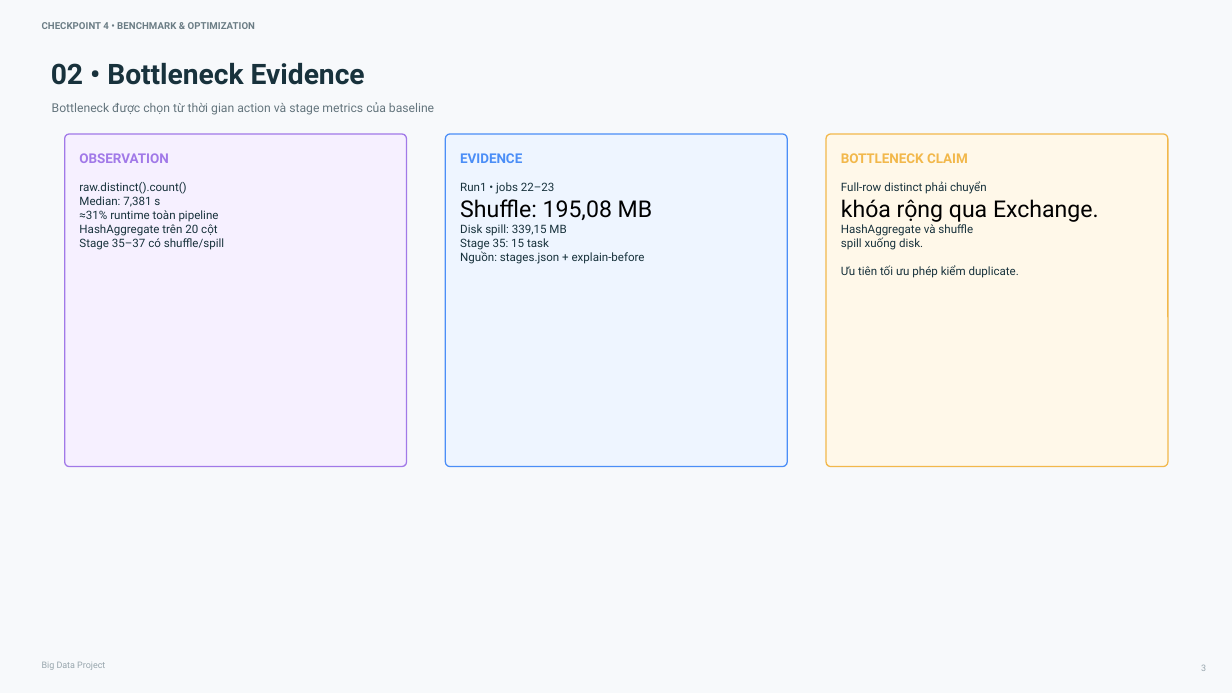
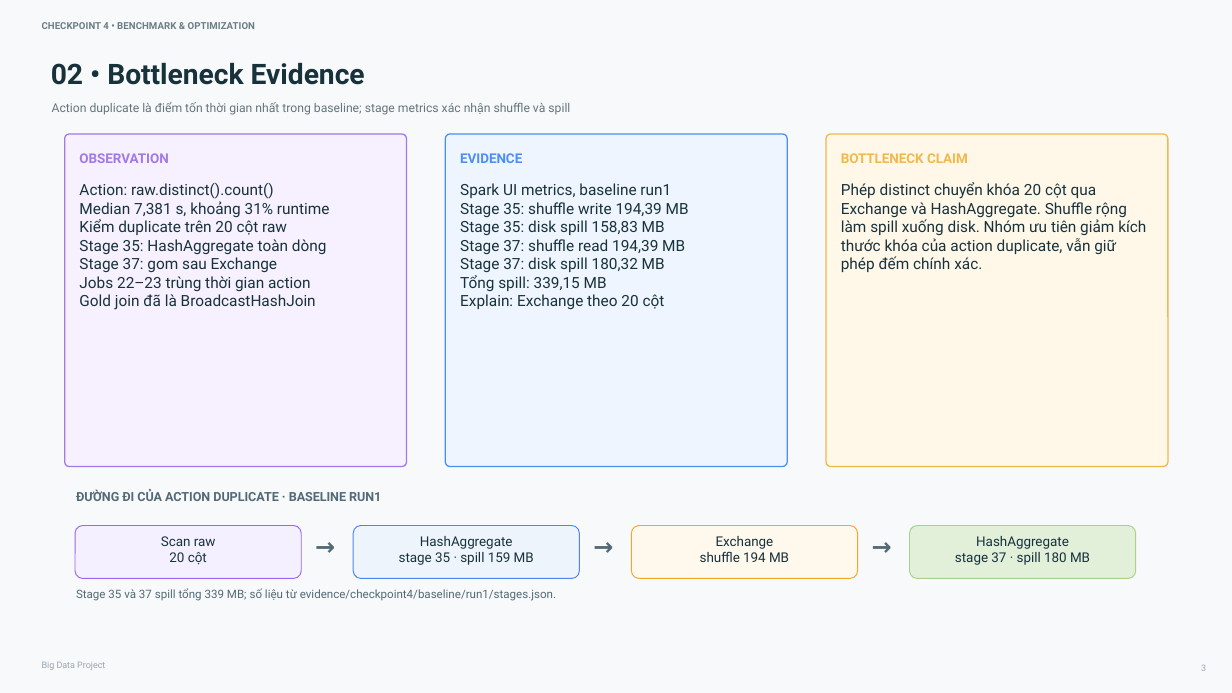
Before and after one commit to luxk-ie/big-data-spark, a slide deck: slide 3 of reports/Checkpoint4_Report.pptx. Drawn at 1232x693 pixels with LibreOffice and Linux fonts; fonts in the diff are those of the drawing. Boxes give left, top, right and bottom in pixels: in the first picture for what was removed or moved away, otherwise in the second. Text is boxed around its words. In the diff, an @@ line names an element or a change of style, - is before the commit and + after.

Commit message:
Publish Checkpoint 4 rerun and presentation

```diff
--- a/reports/Checkpoint4_Report.pptx
+++ b/reports/Checkpoint4_Report.pptx
@@ text at [52,102,570,115]: text changed @@
-Bottleneck được chọn từ thời gian action và stage metrics của baseline
+Action duplicate là điểm tốn thời gian nhất trong baseline; stage metrics xác nhận shuffle và spill
@@ text at [79,183,330,310]: text changed; size 9 to 12 pt @@
-raw.distinct().count()
-Median: 7,381 s
-≈31% runtime toàn pipeline
-HashAggregate trên 20 cột
-Stage 35–37 có shuffle/spill
+Action: raw.distinct().count()
+Median 7,381 s, khoảng 31% runtime
+Kiểm duplicate trên 20 cột raw
+Stage 35: HashAggregate toàn dòng
+Stage 37: gom sau Exchange
+Jobs 22–23 trùng thời gian action
+Gold join đã là BroadcastHashJoin
@@ text at [460,183,689,309]: text changed; size 9 to 12 pt @@
-Run1 • jobs 22–23
-Shuffle: 195,08 MB
-Disk spill: 339,15 MB
-Stage 35: 15 task
-Nguồn: stages.json + explain-before
+Spark UI metrics, baseline run1
+Stage 35: shuffle write 194,39 MB
+Stage 35: disk spill 158,83 MB
+Stage 37: shuffle read 194,39 MB
+Stage 37: disk spill 180,32 MB
+Tổng spill: 339,15 MB
+Explain: Exchange theo 20 cột
@@ text at [841,182,1146,272]: text changed; size 9 to 12 pt @@
-Full-row distinct phải chuyển
-khóa rộng qua Exchange.
-HashAggregate và shuffle
-spill xuống disk.
-Ưu tiên tối ưu phép kiểm duplicate.
+Phép distinct chuyển khóa 20 cột qua Exchange và HashAggregate. Shuffle rộng làm spill xuống disk. Nhóm ưu tiên giảm kích thước khóa của action duplicate, vẫn giữ phép đếm chính xác.
@@ text added at [76,489,381,501], 9.8 pt, text #536A76, bold @@
+ĐƯỜNG ĐI CỦA ACTION DUPLICATE · BASELINE RUN1
@@ rounded rectangle added at [75,526,301,579], fill #F5F0FF, outline #9B65F6 0.75 pt @@
@@ text added at [161,536,216,565], 10.5 pt, text #18323C @@
+Scan raw
+20 cột
@@ text added at [308,531,343,574], 18.8 pt, text #536A76, bold @@
+→
@@ rounded rectangle added at [353,526,579,579], fill #EEF4FC, outline #4C83F6 0.75 pt @@
@@ text added at [399,536,534,565], 10.5 pt, text #18323C @@
+HashAggregate
+stage 35 · spill 159 MB
@@ text added at [586,531,621,574], 18.8 pt, text #536A76, bold @@
+→
@@ rounded rectangle added at [631,526,858,579], fill #FFF8EC, outline #F4A62A 0.75 pt @@
@@ text added at [700,536,789,562], 10.5 pt, text #18323C @@
+Exchange
+shuffle 194 MB
@@ text added at [864,531,899,574], 18.8 pt, text #536A76, bold @@
+→
@@ rounded rectangle added at [909,526,1136,579], fill #E2F0D9, outline #A9D18E 0.75 pt @@
@@ text added at [955,536,1090,565], 10.5 pt, text #18323C @@
+HashAggregate
+stage 37 · spill 180 MB
@@ text added at [76,588,556,601], 9 pt, text #536A76 @@
+Stage 35 và 37 spill tổng 339 MB; số liệu từ evidence/checkpoint4/baseline/run1/stages.json.
```
Also in this commit, not shown: 5 other slides changed, 21 other files.
